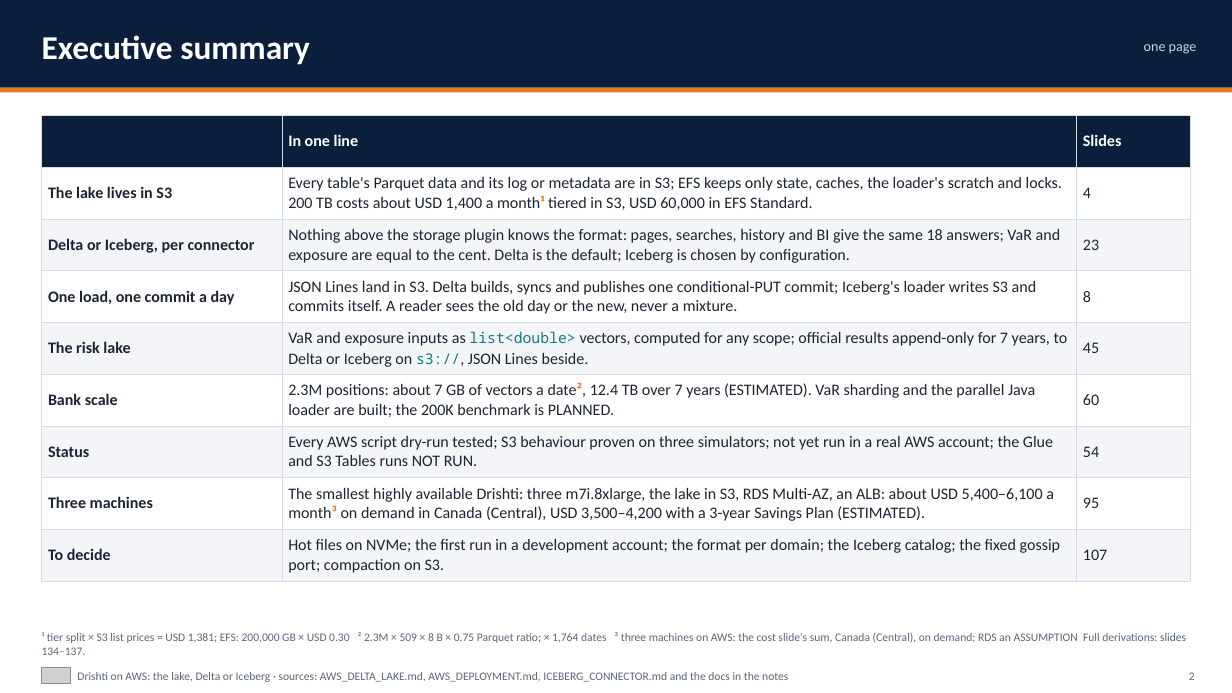
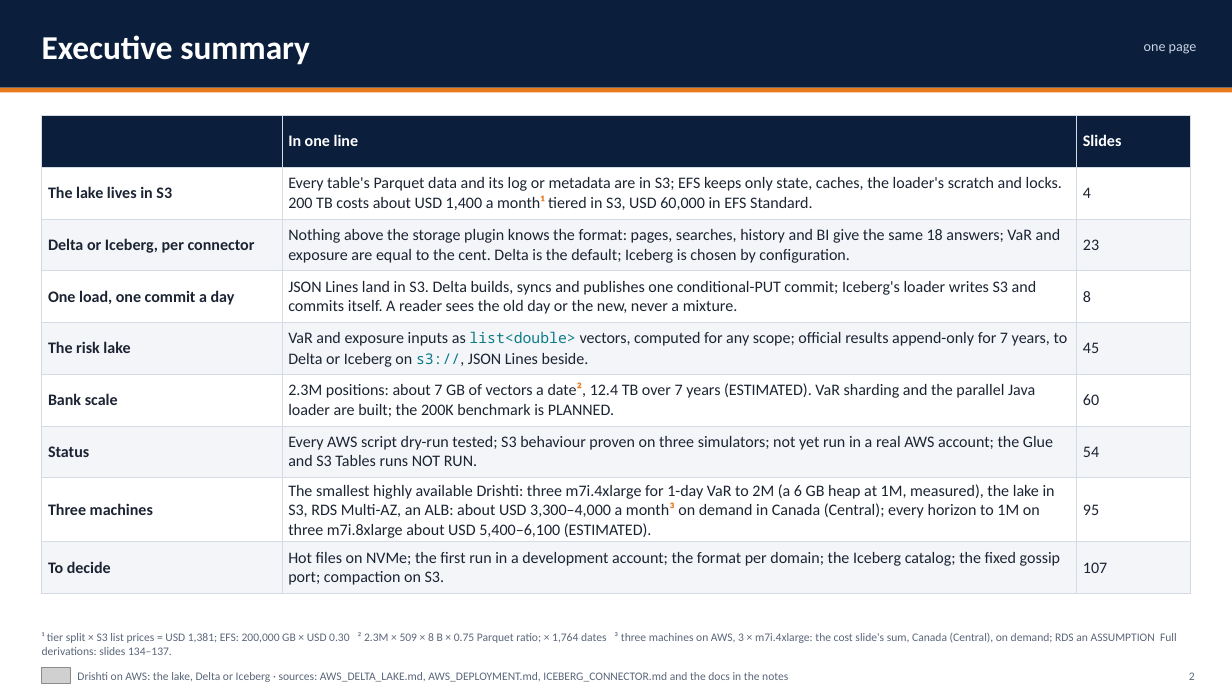
Before and after one commit to ajsinha/drishti, a slide deck: slide 2 of docs/publications/Drishti-on-AWS.pptx. Drawn at 1232x693 pixels with LibreOffice and Linux fonts; fonts in the diff are those of the drawing; grey boxes stand for pictures. Boxes give left, top, right and bottom in pixels: in the first picture for what was removed or moved away, otherwise in the second. Text is boxed around its words. In the diff, an @@ line names an element or a change of style, - is before the commit and + after.

Commit message:
Decks: three machines sized as CLUSTER_DEPLOYMENT 16 now reads (the heap measured at 1,000,000 positions, H = 128 MB + 641 B x P + 2 x 722 B x P, -Xmx 2.7 x H; 1-day VaR to 2M on 3 x m7i.4xlarge, 64 GB, about USD 3,300-4,000 a month on demand; every horizon to 1M on 3 x m7i.8xlarge, about USD 5,400-6,100) in the AWS deck's chapter, its summary and the VaR Engine deck's three-machine slide and derivations; Oversight case: why VaR moved is in the product, the waterfall on the guide's figures

```diff
--- a/docs/publications/Drishti-on-AWS.pptx
+++ b/docs/publications/Drishti-on-AWS.pptx
@@ table at [42,116,1190,589] @@
-row 8, column 2: The smallest highly available Drishti: three m7i.8xlarge, the lake in S3, RDS Multi-AZ, an ALB: about USD 5,400–6,100 a month³ on demand in Canada (Central), USD 3,500–4,200 with a 3-year Savings Plan (ESTIMATED).
+row 8, column 2: The smallest highly available Drishti: three m7i.4xlarge for 1-day VaR to 2M (a 6 GB heap at 1M, measured), the lake in S3, RDS Multi-AZ, an ALB: about USD 3,300–4,000 a month³ on demand in Canada (Central); every horizon to 1M on three m7i.8xlarge about USD 5,400–6,100 (ESTIMATED).
@@ text at [42,632,1177,655]: text changed @@
-¹ tier split × S3 list prices = USD 1,381; EFS: 200,000 GB × USD 0.30 ² 2.3M × 509 × 8 B × 0.75 Parquet ratio; × 1,764 dates ³ three machines on AWS: the cost slide's sum, Canada (Central), on demand; RDS an ASSUMPTION Full derivations: slides 134–137.
+¹ tier split × S3 list prices = USD 1,381; EFS: 200,000 GB × USD 0.30 ² 2.3M × 509 × 8 B × 0.75 Parquet ratio; × 1,764 dates ³ three machines on AWS, 3 × m7i.4xlarge: the cost slide's sum, Canada (Central), on demand; RDS an ASSUMPTION Full derivations: slides 134–137.
```
Also in this commit, not shown: 5 other slides changed, 5 other files.
